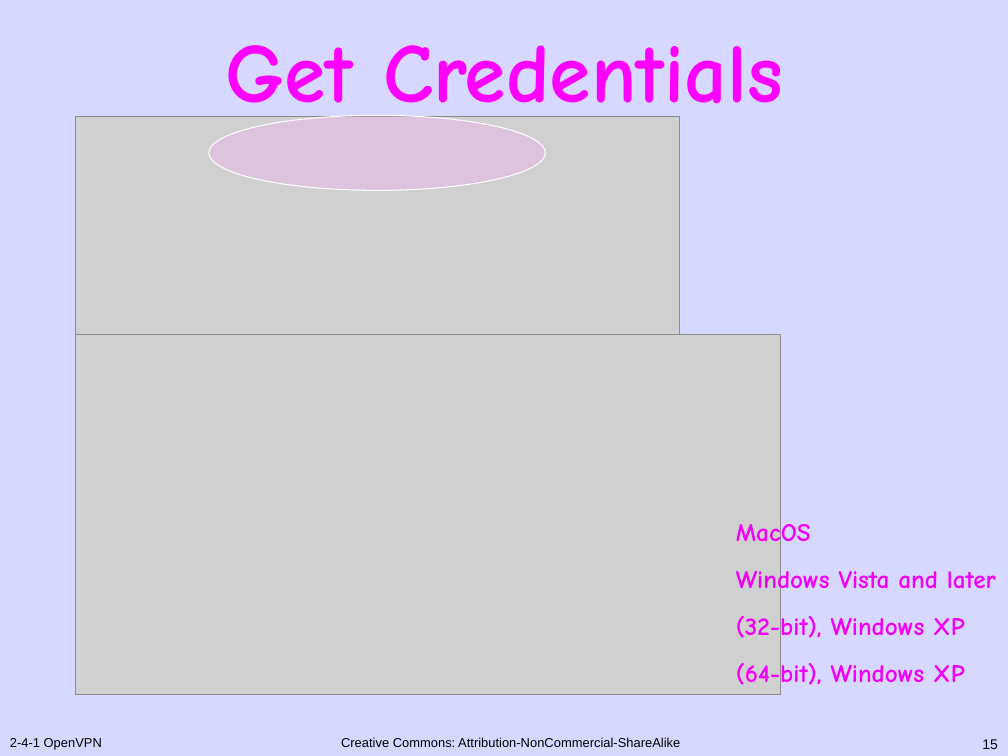
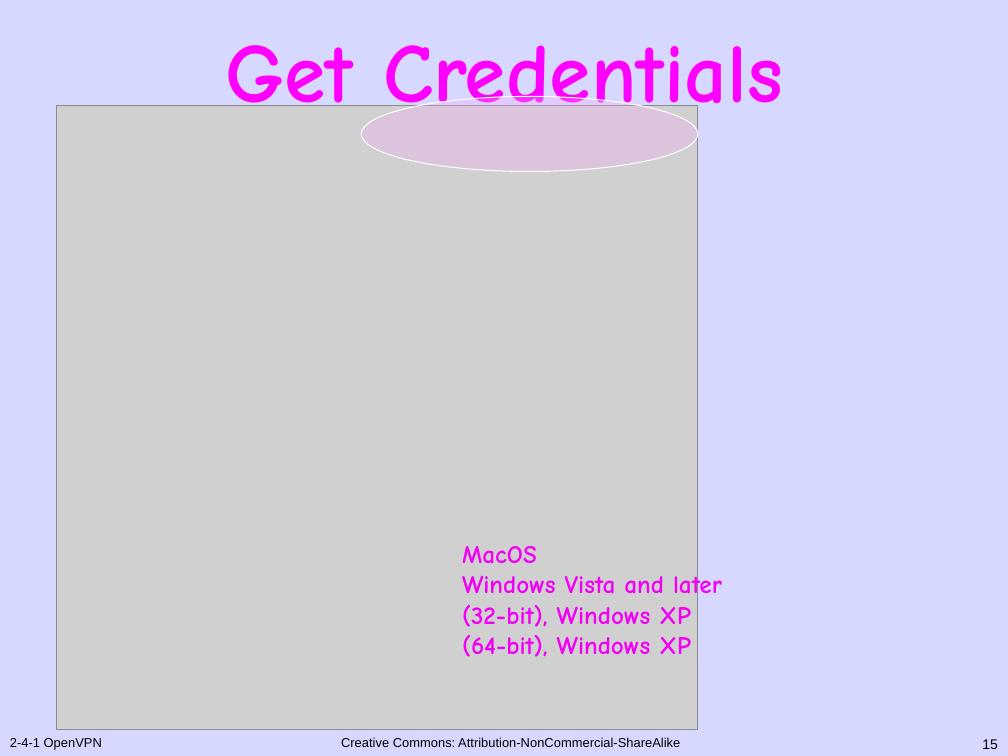
Before and after one commit to randyqx/apricot-sec2019, a slide deck: slide 15 of 2-4-1 OpenVPN lab.ppt. Drawn at 1008x756 pixels with LibreOffice and Linux fonts; fonts in the diff are those of the drawing; grey boxes stand for pictures. Boxes give left, top, right and bottom in pixels: in the first picture for what was removed or moved away, otherwise in the second. Text is boxed around its words. In the diff, an @@ line names an element or a change of style, - is before the commit and + after.

```diff
--- a/2-4-1 OpenVPN lab.ppt
+++ b/2-4-1 OpenVPN lab.ppt
@@ picture: place and size @@
-picture at (75,117,678,695)
+picture at (56,106,698,730)
@@ ellipse: place and size @@
-ellipse at (209,115,545,190)
+ellipse at (362,97,699,171)
@@ picture removed at (75,335,780,695) @@
@@ text "MacOS": place and size @@
-text "MacOS" at (736,519,996,691)
+text "MacOS" at (462,546,722,657)
@@ text "MacOS" at (462,546,722,657): less space between paragraphs @@
```
Also in this commit, not shown: 2 other slides changed, 1 other file.
